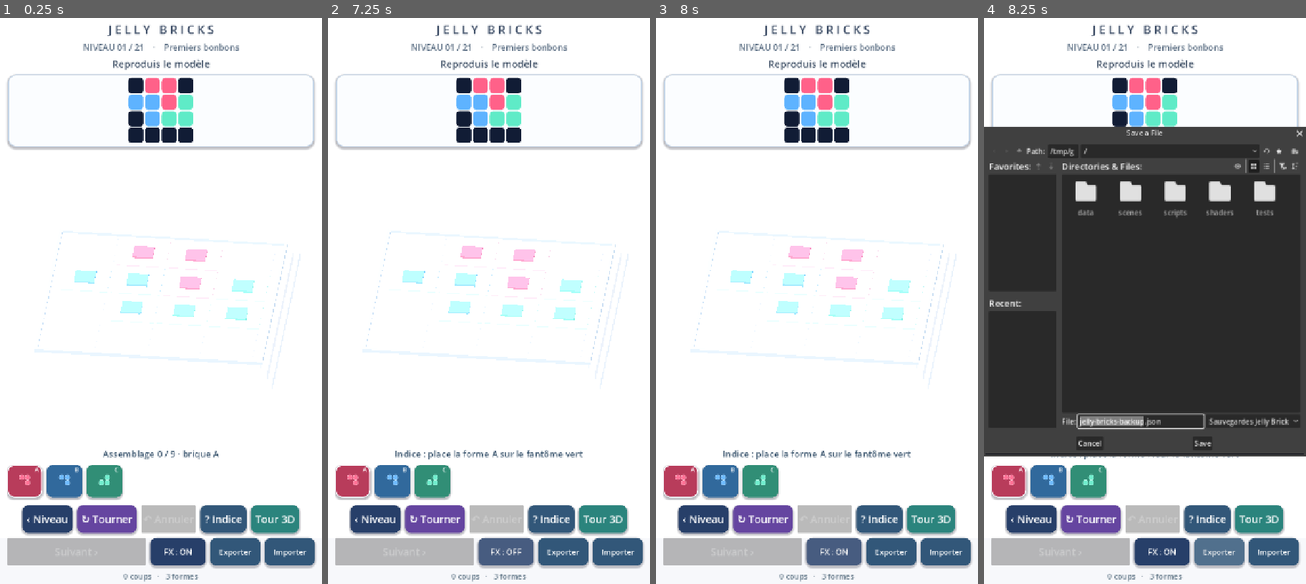
Above: before the commit, frames 1-4 (left to right).
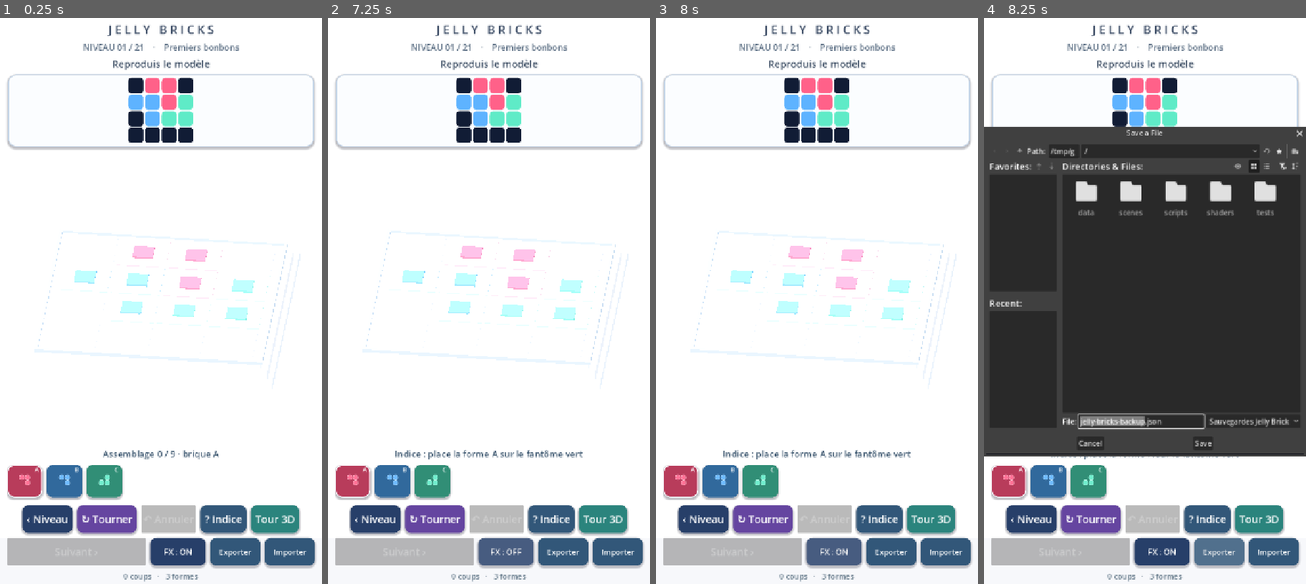
Above: after the commit, the same moments.

Repository: dbrckk/Jelly-bricks
Game: Godot game, scene res://scenes/main.tscn
Same seed, same stepped clock (60 frames per second), same inputs: the game is played once before the commit and once after it.
Inputs (mouse positions are in pixels of both pictures, inside the frame that each line leads up to):
- Up to frame 1 (0.25 s): no input
- Up to frame 2 (7.25 s): click (353, 482) at 0.52 s; click (392, 482) at 1.27 s; click (431, 482) at 2.02 s; click "‹ Niveau" at 2.75 s; click "↻ Tourner" at 3.5 s; click "? Indice" at 4.25 s; click "Tour 3D" at 5 s; click "‹ Puzzles" at 5.75 s; click "FX : ON" at 6.5 s
- Up to frame 3 (8 s): click "FX : OFF" at 7.25 s
- Up to frame 4 (8.25 s): click "Exporter" at 8 s

Frames 1-3 are identical in both runs. In frame 4, 0.9% of the frame differs, in the area x 0-98%, y 22-78%.

Commit message:
feat(android): make Jelly impact waves propagate through support tiers in 0.9.56
* feat(gameplay): propagate gel impacts down real supporting tiers with staggered spring response

* test(godot): assert impact does not travel before contact and then reaches supporting tier

* build(android): bump both APK and Play AAB presets to 0.9.56 / code 53

Diff:
--- a/native-godot/scripts/stack_mode.gd
+++ b/native-godot/scripts/stack_mode.gd
@@ -1227,25 +1227,35 @@
 
 func _react_to_supports(entry: Dictionary) -> void:
     var indices := _support_indices(entry)
+    # A soft impact travels down the actual connected supports. The contact
+    # tier reacts first, then each lower tier after a short propagation delay.
+    # All impulses are bounded and tweened; there is no per-frame physics
+    # solver, no global tower shake, and no changes to structural occupancy.
     for index in indices:
         if index < 0 or index >= brick_nodes.size() - 1:
             continue
         var base: Node3D = brick_nodes[index]
         var distance: int = int(entry["layer"]) - int(bricks[index]["layer"])
         var strength: float = .052 * pow(.68, float(distance - 1))
+        var propagation: float = .27 + float(distance - 1) * .055
         var direction: float = -1.0 if index % 2 == 0 else 1.0
         var lower_paint: ShaderMaterial = base.get_node("GelBody").material_override
-        lower_paint.set_shader_parameter("gel_spring", minf(.48, strength * 8.0))
+        # Delay both the material and the physical lean until the wave
+        # actually reaches this tier. Previously every lower brick wobbled
+        # immediately, before the falling piece made contact.
         var gel_damping := create_tween()
         motion_tweens.append(gel_damping)
+        gel_damping.tween_interval(propagation)
         gel_damping.tween_property(lower_paint, "shader_parameter/gel_spring",
-            0.0, .68).set_trans(Tween.TRANS_CUBIC).set_ease(Tween.EASE_OUT)
-        # Each supporting tier yields less. Its response starts at the same
-        # collision instant, not when the new brick first enters the air.
+            minf(.48, strength * 8.0), .065) \
+            .set_trans(Tween.TRANS_SINE).set_ease(Tween.EASE_OUT)
+        gel_damping.tween_property(lower_paint, "shader_parameter/gel_spring",
+            0.0, .60).set_trans(Tween.TRANS_CUBIC).set_ease(Tween.EASE_OUT)
         _animate_gel_compression(lower_paint,
-            minf(.28, strength * 5.2), .27)
+            minf(.28, strength * 5.2), propagation)
         var shake := create_tween()
         motion_tweens.append(shake)
+        shake.tween_interval(propagation)
         shake.tween_property(base, "rotation",
             Vector3(strength * .50, 0.0, strength * direction), .11) \
             .set_trans(Tween.TRANS_SINE).set_ease(Tween.EASE_OUT)
--- a/native-godot/tests/validate.gd
+++ b/native-godot/tests/validate.gd
@@ -1079,8 +1079,8 @@
     var top_gel: ShaderMaterial = studio.brick_nodes[1].get_node("GelBody").material_override
     var base_gel: ShaderMaterial = studio.brick_nodes[0].get_node("GelBody").material_override
     if float(top_gel.get_shader_parameter("gel_spring")) < .95 \
-            or float(base_gel.get_shader_parameter("gel_spring")) < .20:
-        push_error("Impact deforms neither the landing Jelly nor its supporting volume")
+            or absf(float(base_gel.get_shader_parameter("gel_spring"))) > .001:
+        push_error("Supporting Jelly reacted before the falling brick made contact")
         quit(1)
         return
     # Real landing compression is delayed until the falling brick reaches
@@ -1093,9 +1093,15 @@
         quit(1)
         return
     var upper_rebound: Tween = studio.motion_tweens[1]
+    var lower_spring: Tween = studio.motion_tweens[2]
     var lower_rebound: Tween = studio.motion_tweens[3]
     upper_rebound.custom_step(.37)
     lower_rebound.custom_step(.37)
+    lower_spring.custom_step(.37)
+    if float(base_gel.get_shader_parameter("gel_spring")) < .08:
+        push_error("Contact shock failed to travel down to the supporting Jelly")
+        quit(1)
+        return
     var upper_pressure: float = float(top_gel.get_shader_parameter("studio_squash"))
     var lower_pressure: float = float(base_gel.get_shader_parameter("studio_squash"))
     if upper_pressure < .76 or lower_pressure < .12 \
@@ -1110,6 +1116,7 @@
         return
     upper_rebound.custom_step(1.0)
     lower_rebound.custom_step(1.0)
+    lower_spring.custom_step(1.0)
     if absf(float(top_gel.get_shader_parameter("studio_squash"))) > .001 \
             or absf(float(base_gel.get_shader_parameter("studio_squash"))) > .001:
         push_error("Viscoelastic impulse did not return to a resting Jelly volume")
Not shown, changed: native-godot/export_presets.cfg
